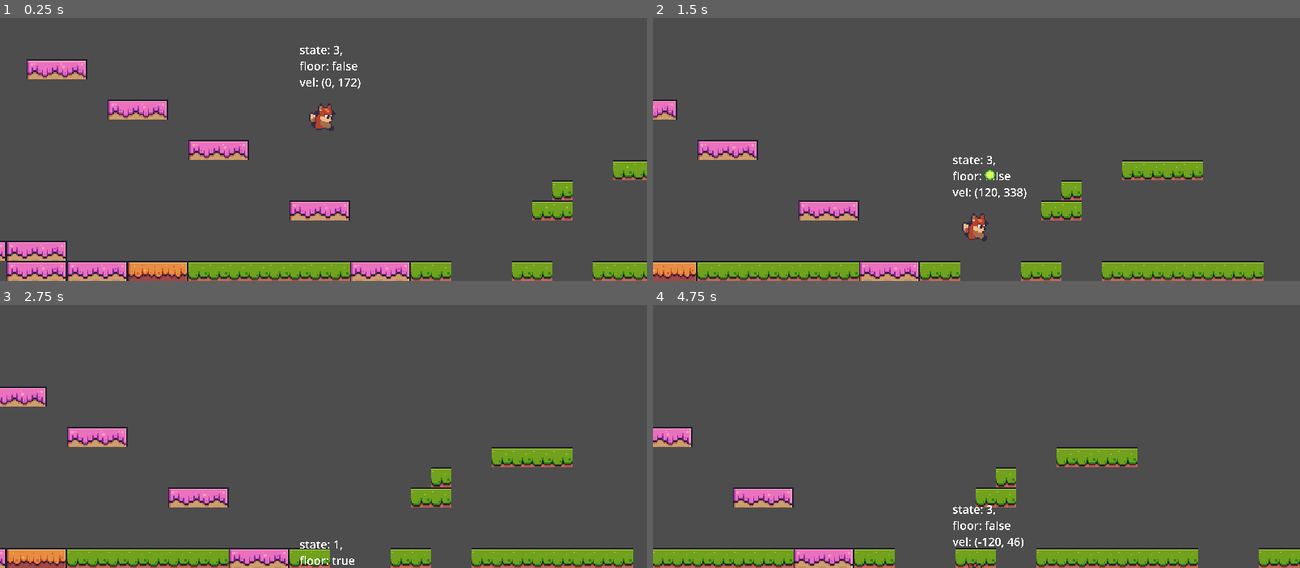
Above: before the commit, frames 1-4 (two rows, left to right).
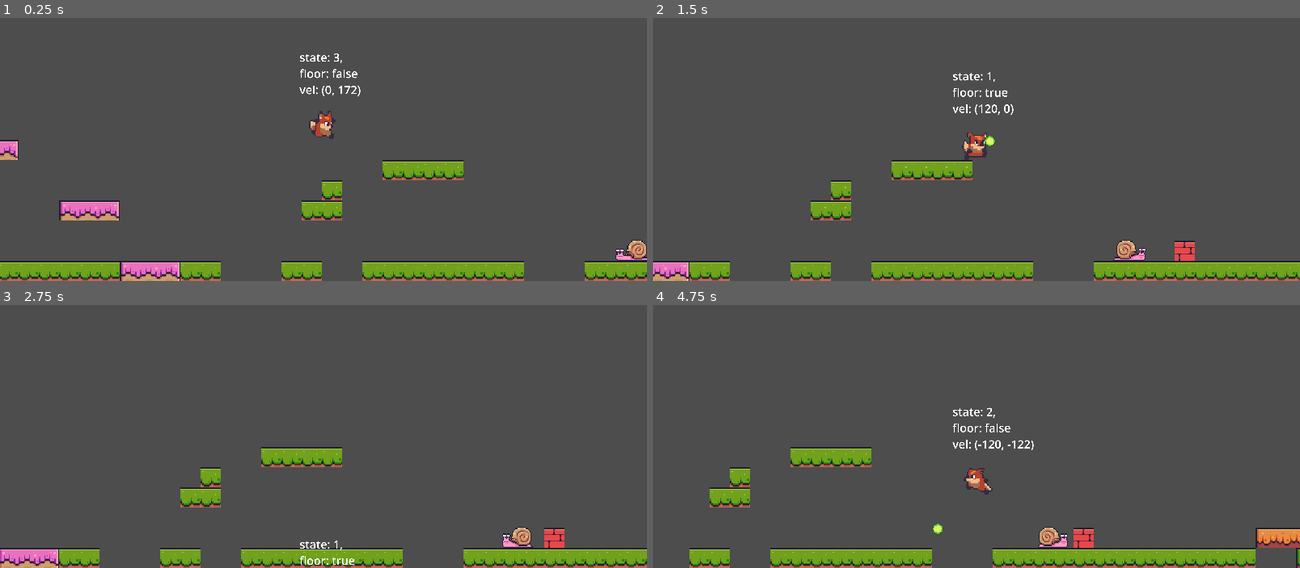
Above: after the commit, the same moments.

Repository: justknick/FoxyAntics
Game: Godot game, scene res://scenes/level_base/level_base.tscn
The game is run twice, just before and just after one commit, with the same random seed, the same clock (stepped at 60 frames per second) and the same inputs.
Inputs:
- Up to frame 1 (0.25 s): no input
- Up to frame 2 (1.5 s): hold D (right) from 0.53 s (still down); tap Space (jump) at 0.6, 0.77, 1.07 s; tap Ctrl (shoot) at 1.35 s
- Up to frame 3 (2.75 s): tap Space (jump) at 1.52, 1.55, 1.82, 2.1 s; release D (right) at 2.03 s; hold A (left) from 2.03 s (still down)
- Up to frame 4 (4.75 s): release A (left) at 2.78 s; hold D (right) 2.78-4.28 s; tap Ctrl (shoot) at 2.85, 4.35 s; tap Space (jump) at 3.02, 3.05, 3.32, 3.6, 3.77, 4.07, 4.52, 4.55 s; hold A (left) from 4.28 s (still down)

The runs differ from the first frame. In frame 1, 14% of the frame differs, in the area x 0-100%, y 10-100%; in frame 2, 11%; in frame 3, 9.9%; in frame 4, 11%.

Commit message:
Section 144.18-145.19 - Frog Visuals and Logic // updated snail scene (rename files)

Diff:
--- /dev/null
+++ b/scenes/enemy/frog.gd
@@ -0,0 +1,89 @@
+extends EnemyBase
+
+const JUMP_VELOCITY_X: float = 100.0
+const JUMP_VELOCITY_Y: float = 150.0
+const JUMP_VELOCITY_LEFT: Vector2 = Vector2(-JUMP_VELOCITY_X, -JUMP_VELOCITY_Y)
+const JUMP_VELOCITY_RIGHT: Vector2 = Vector2(JUMP_VELOCITY_X, -JUMP_VELOCITY_Y)
+
+@export var jump_timer_min: float = 2.0
+@export var jump_timer_max: float = 4.0
+
+@onready var animated_sprite_2d: AnimatedSprite2D = $AnimatedSprite2D
+@onready var jump_timer: Timer = $JumpTimer
+
+var _jump: bool = false
+var _player_detected: bool = false
+
+
+func _physics_process(delta: float) -> void:
+	super._physics_process(delta)
+	if is_on_floor() == false:
+		gravity(delta)
+	else:
+		on_ground()
+
+	check_jump()
+	move_and_slide()
+
+
+func gravity(delta: float) -> void:
+	velocity.y += _gravity * delta
+
+
+func on_ground() -> void:
+	velocity.x = 0
+	animated_sprite_2d.play("idle")
+	face_player()
+
+
+func check_jump() -> void:
+	if is_on_floor() == false:
+		return
+	if _player_detected == false or _jump == false:
+		return
+	apply_jump()
+
+
+func apply_jump() -> void:
+	if animated_sprite_2d.flip_h == false:
+		velocity = JUMP_VELOCITY_LEFT
+	elif animated_sprite_2d.flip_h == true:
+		velocity = JUMP_VELOCITY_RIGHT
+
+	animated_sprite_2d.play("jump")
+	start_timer()
+
+
+func face_player() -> void:
+	if (_player_ref.global_position > self.global_position && \
+			animated_sprite_2d.flip_h == false):
+		animated_sprite_2d.flip_h = true
+	elif (_player_ref.global_position < self.global_position && \
+			animated_sprite_2d.flip_h == true):
+		animated_sprite_2d.flip_h = false
+
+
+func start_timer() -> void:
+	_jump = false
+	jump_timer.wait_time = randf_range(jump_timer_min, jump_timer_max)
+	jump_timer.start()
+	#print("timer starts ", jump_timer.wait_time)
+
+
+func _on_jump_timer_timeout() -> void:
+	#print("timer ends")
+	_jump = true
+
+
+func _on_visible_on_screen_notifier_2d_screen_exited() -> void:
+	print("i dont sees player...")
+	_player_detected = false
+	jump_timer.stop()
+
+
+func _on_visible_on_screen_notifier_2d_screen_entered() -> void:
+	print("i sees player!!")
+	_player_detected = true
+	start_timer()
+	# add logic to face player
+	#face_player()
--- /dev/null
+++ b/scenes/enemy/frog.tscn
@@ -0,0 +1,120 @@
+[gd_scene load_steps=16 format=3 uid="uid://bq7hbknqj62qe"]
+
+[ext_resource type="PackedScene" uid="uid://cqtvgqts82kcg" path="res://scenes/enemy/enemy_base.tscn" id="1_ffakn"]
+[ext_resource type="Texture2D" uid="uid://bf5spno8xkmgq" path="res://assets/enemies/frog/frog_sheet.png" id="2_ciiat"]
+[ext_resource type="Script" path="res://scenes/enemy/frog.gd" id="2_ydpv0"]
+
+[sub_resource type="AtlasTexture" id="AtlasTexture_sbfxv"]
+atlas = ExtResource("2_ciiat")
+region = Rect2(210, 0, 35, 32)
+
+[sub_resource type="AtlasTexture" id="AtlasTexture_wxt2r"]
+atlas = ExtResource("2_ciiat")
+region = Rect2(175, 0, 35, 32)
+
+[sub_resource type="AtlasTexture" id="AtlasTexture_5t7rx"]
+atlas = ExtResource("2_ciiat")
+region = Rect2(0, 0, 35, 32)
+
+[sub_resource type="AtlasTexture" id="AtlasTexture_aq550"]
+atlas = ExtResource("2_ciiat")
+region = Rect2(35, 0, 35, 32)
+
+[sub_resource type="AtlasTexture" id="AtlasTexture_8slp0"]
+atlas = ExtResource("2_ciiat")
+region = Rect2(70, 0, 35, 32)
+
+[sub_resource type="AtlasTexture" id="AtlasTexture_xmdm3"]
+atlas = ExtResource("2_ciiat")
+region = Rect2(105, 0, 35, 32)
+
+[sub_resource type="AtlasTexture" id="AtlasTexture_qgvl2"]
+atlas = ExtResource("2_ciiat")
+region = Rect2(140, 0, 35, 32)
+
+[sub_resource type="AtlasTexture" id="AtlasTexture_aii8w"]
+atlas = ExtResource("2_ciiat")
+region = Rect2(175, 0, 35, 32)
+
+[sub_resource type="AtlasTexture" id="AtlasTexture_3h7ki"]
+atlas = ExtResource("2_ciiat")
+region = Rect2(210, 0, 35, 32)
+
+[sub_resource type="SpriteFrames" id="SpriteFrames_u8dbh"]
+animations = [{
+"frames": [{
+"duration": 1.0,
+"texture": SubResource("AtlasTexture_sbfxv")
+}],
+"loop": true,
+"name": &"fall",
+"speed": 5.0
+}, {
+"frames": [{
+"duration": 1.0,
+"texture": SubResource("AtlasTexture_wxt2r")
+}],
+"loop": true,
+"name": &"hop",
+"speed": 5.0
+}, {
+"frames": [{
+"duration": 1.0,
+"texture": SubResource("AtlasTexture_5t7rx")
+}, {
+"duration": 1.0,
+"texture": SubResource("AtlasTexture_aq550")
+}, {
+"duration": 1.0,
+"texture": SubResource("AtlasTexture_8slp0")
+}, {
+"duration": 1.0,
+"texture": SubResource("AtlasTexture_xmdm3")
+}, {
+"duration": 3.0,
+"texture": SubResource("AtlasTexture_qgvl2")
+}],
+"loop": true,
+"name": &"idle",
+"speed": 5.0
+}, {
+"frames": [{
+"duration": 1.0,
+"texture": SubResource("AtlasTexture_aii8w")
+}, {
+"duration": 1.0,
+"texture": SubResource("AtlasTexture_3h7ki")
+}],
+"loop": false,
+"name": &"jump",
+"speed": 5.0
+}]
+
+[sub_resource type="CircleShape2D" id="CircleShape2D_8tmq6"]
+
+[sub_resource type="RectangleShape2D" id="RectangleShape2D_jq2na"]
+size = Vector2(14, 10)
+
+[node name="Frog" instance=ExtResource("1_ffakn")]
+script = ExtResource("2_ydpv0")
+jump_timer_min = 2.0
+jump_timer_max = 4.0
+
+[node name="AnimatedSprite2D" parent="." index="1"]
+sprite_frames = SubResource("SpriteFrames_u8dbh")
+animation = &"jump"
+autoplay = "idle"
+frame_progress = 0.161484
+
+[node name="CollisionShape2D" parent="Hitbox" index="0"]
+shape = SubResource("CircleShape2D_8tmq6")
+
+[node name="CollisionShape2D" parent="." index="3"]
+position = Vector2(0, 3)
+shape = SubResource("RectangleShape2D_jq2na")
+
+[node name="JumpTimer" type="Timer" parent="." index="4"]
+one_shot = true
+
+[connection signal="screen_exited" from="VisibleOnScreenNotifier2D" to="." method="_on_visible_on_screen_notifier_2d_screen_exited"]
+[connection signal="timeout" from="JumpTimer" to="." method="_on_jump_timer_timeout"]
--- a/scenes/enemy/enemy_snail.tscn
+++ b/scenes/enemy/snail.tscn
@@ -1,7 +1,7 @@
 [gd_scene load_steps=17 format=3 uid="uid://d321l0hyqowwj"]
 
 [ext_resource type="PackedScene" uid="uid://cqtvgqts82kcg" path="res://scenes/enemy/enemy_base.tscn" id="1_bfn8m"]
-[ext_resource type="Script" path="res://scenes/enemy/enemy_snail.gd" id="2_chtkt"]
+[ext_resource type="Script" path="res://scenes/enemy/snail.gd" id="2_chtkt"]
 [ext_resource type="Texture2D" uid="uid://3s8lljuk6krg" path="res://assets/enemies/snail/snail.png" id="3_871hf"]
 
 [sub_resource type="AtlasTexture" id="AtlasTexture_px8qi"]
@@ -89,7 +89,7 @@
 [sub_resource type="RectangleShape2D" id="RectangleShape2D_l42ai"]
 size = Vector2(20, 11)
 
-[node name="EnemySnail" instance=ExtResource("1_bfn8m")]
+[node name="Snail" instance=ExtResource("1_bfn8m")]
 script = ExtResource("2_chtkt")
 speed = 30.0
 
--- a/scenes/level_base/level_base.tscn
+++ b/scenes/level_base/level_base.tscn
@@ -1,10 +1,11 @@
-[gd_scene load_steps=8 format=4 uid="uid://hwq03drttkcj"]
+[gd_scene load_steps=9 format=4 uid="uid://hwq03drttkcj"]
 
 [ext_resource type="Texture2D" uid="uid://brqcnnw7lwj4p" path="res://assets/tiles/Terrain (16x16).png" id="1_wp522"]
 [ext_resource type="Script" path="res://scenes/level_base/level_base.gd" id="1_xxsck"]
 [ext_resource type="PackedScene" uid="uid://dk3qi27cdnhmw" path="res://scenes/player/player.tscn" id="2_hxsqf"]
-[ext_resource type="PackedScene" uid="uid://d321l0hyqowwj" path="res://scenes/enemy/enemy_snail.tscn" id="5_2v8bx"]
+[ext_resource type="PackedScene" uid="uid://d321l0hyqowwj" path="res://scenes/enemy/snail.tscn" id="5_2v8bx"]
 [ext_resource type="PackedScene" uid="uid://1c3vx01t3m8q" path="res://scenes/object_maker/object_maker.tscn" id="6_woe1m"]
+[ext_resource type="PackedScene" uid="uid://bq7hbknqj62qe" path="res://scenes/enemy/frog.tscn" id="6_y6rx7"]
 
 [sub_resource type="TileSetAtlasSource" id="TileSetAtlasSource_dy503"]
 texture = ExtResource("1_wp522")
@@ -230,7 +231,7 @@
 tile_set = SubResource("TileSet_l0hhy")
 
 [node name="Player" parent="." instance=ExtResource("2_hxsqf")]
-position = Vector2(107, -155)
+position = Vector2(289, -149)
 
 [node name="ObjectMaker" parent="." instance=ExtResource("6_woe1m")]
 
@@ -238,3 +239,6 @@
 
 [node name="EnemySnail" parent="Enemies" instance=ExtResource("5_2v8bx")]
 position = Vector2(539, -26)
+
+[node name="EnemyFrog" parent="Enemies" instance=ExtResource("6_y6rx7")]
+position = Vector2(-108, -188)
Renamed: scenes/enemy/enemy_snail.gd -> scenes/enemy/snail.gd
